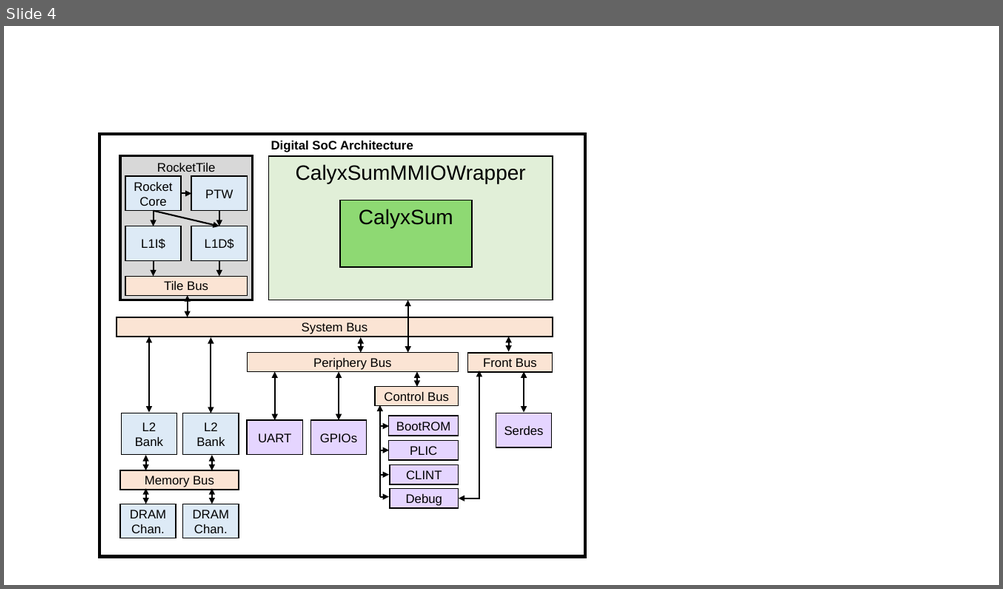
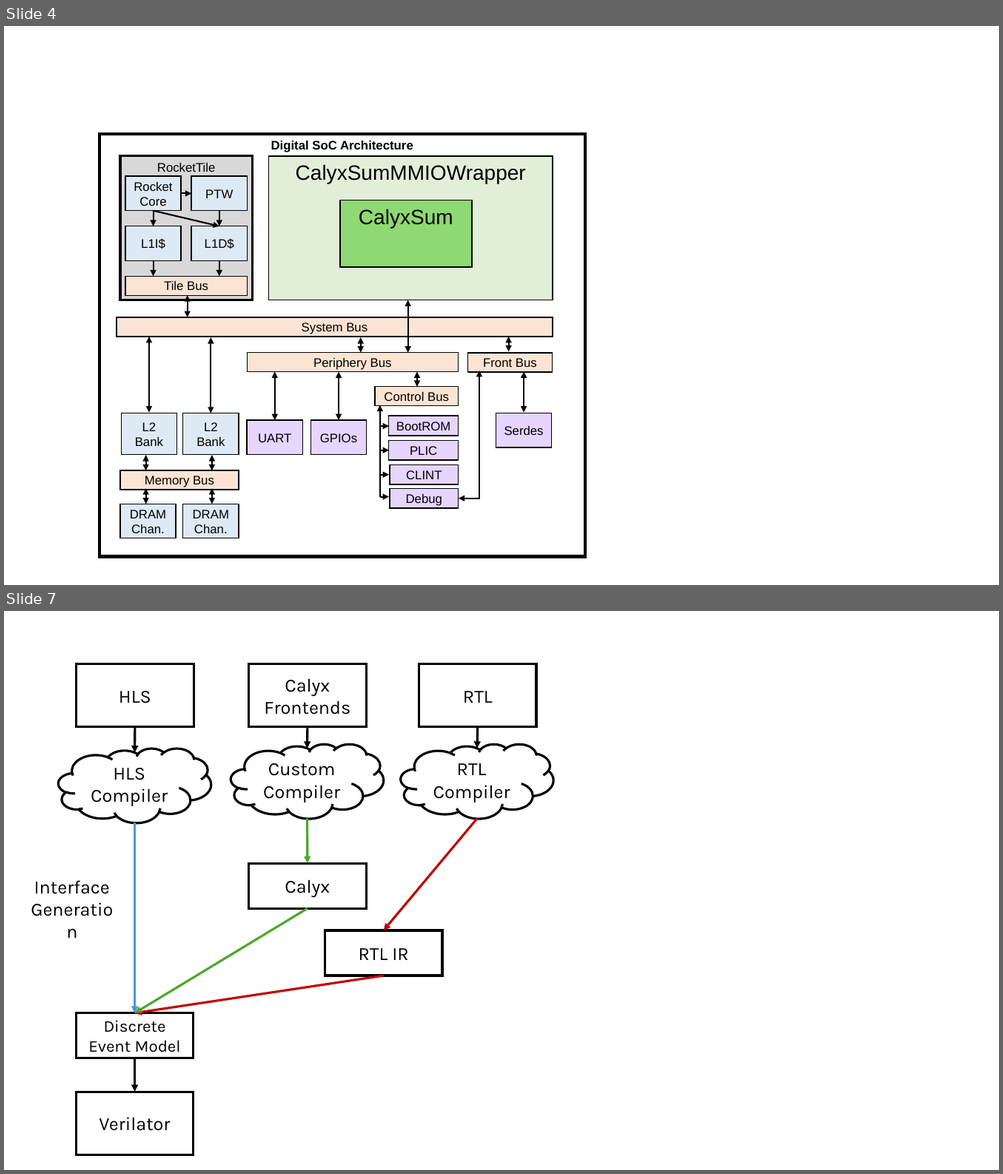
Before and after one commit to vighneshiyer/publications, a slide deck: figs/latte24/figs.pptx. Shown one above the other, each under a label of ours: slide 4 before the commit, slides 4 and 7 after it; the slides between them are not shown. The pictures are 1003x589 and 1003x1174 pixels, drawn with LibreOffice and Linux fonts; fonts in the diff are those of the drawing. Boxes give left, top, right and bottom in pixels: in the first picture for what was removed or moved away, otherwise in the second. Text is boxed around its words. In the diff, an @@ line names an element or a change of style, - is before the commit and + after.

```diff
--- a/figs/latte24/figs.pptx
+++ b/figs/latte24/figs.pptx
@@ slide 7 added at bbox=[4, 611, 999, 1170], background #FFFFFF @@
@@ group added at bbox=[34, 664, 554, 1155]: 9 arrows, 7 rectangles, 3 clouds, 1 text @@
+HLS
+RTL
+Verilator
+Calyx Frontends
+Discrete
+Event Model
+HLS Compiler
+Calyx
+Custom Compiler
+RTL Compiler
+RTL IR
+Interface
+Generation
```
Also in this commit, not shown: 6 other slides added, 9 other files.
